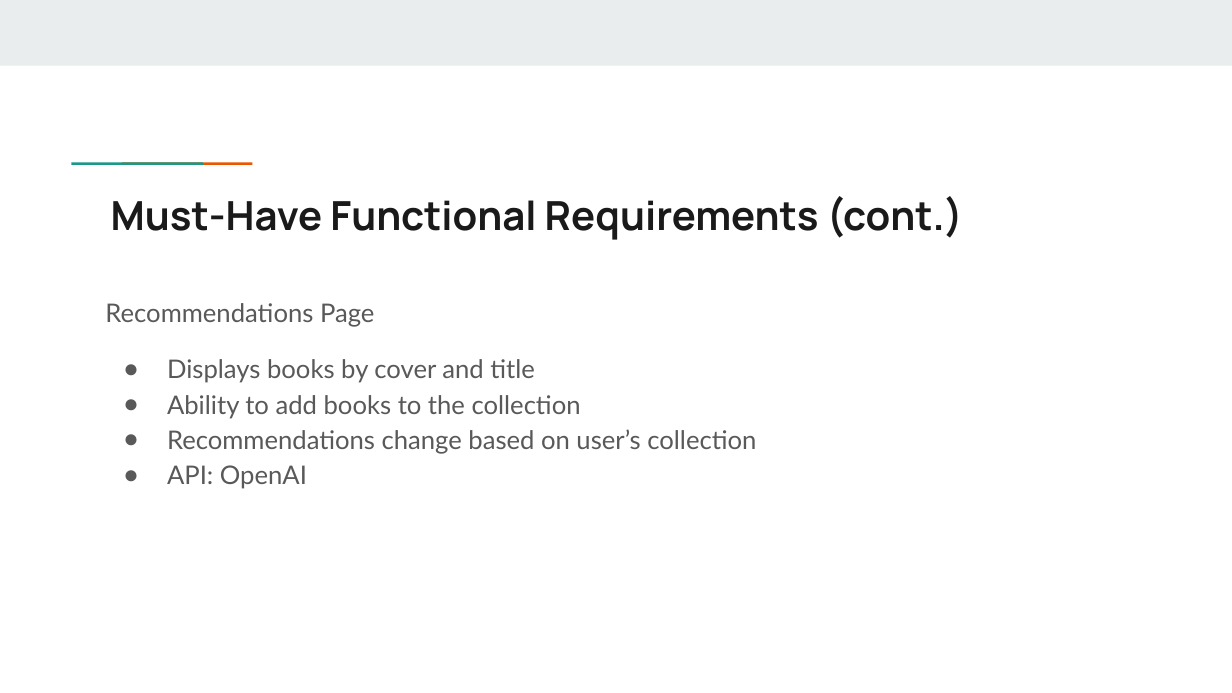
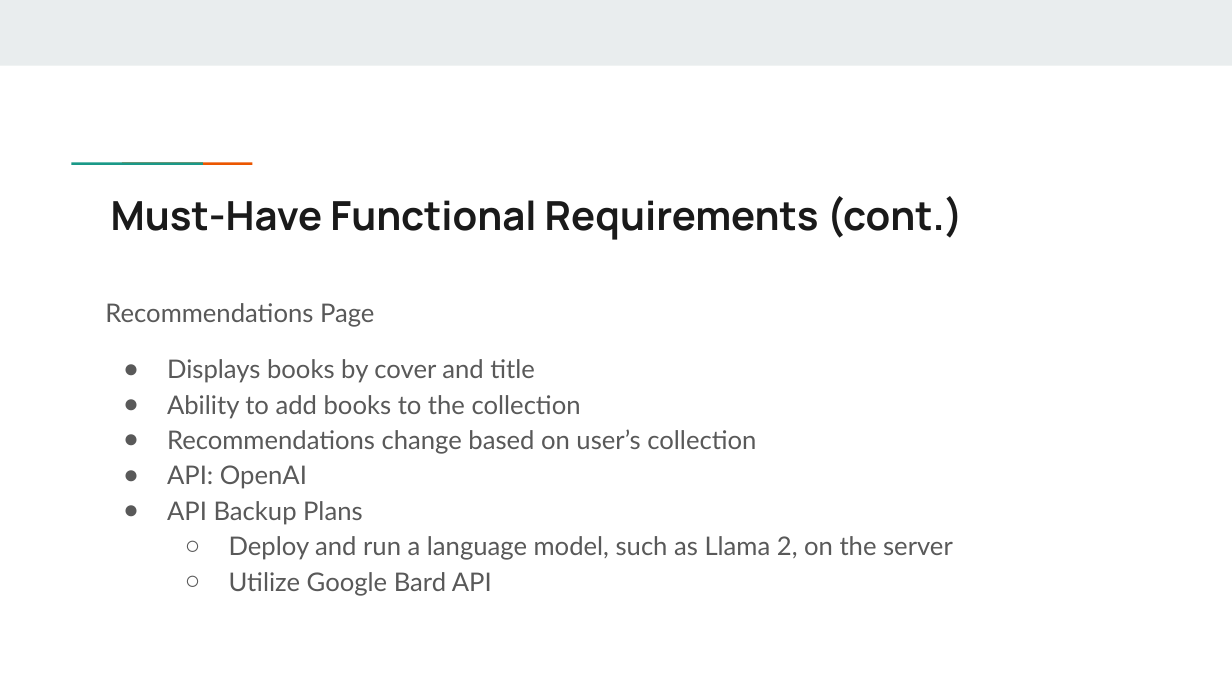
Before and after one commit to A-M-Hughes/CS372-Library, a slide deck: slide 7 of requirements/CS 372 Requirements Presentation.pptx. Drawn at 1232x693 pixels with LibreOffice and Linux fonts; fonts in the diff are those of the drawing. Boxes give left, top, right and bottom in pixels: in the first picture for what was removed or moved away, otherwise in the second. Text is boxed around its words. In the diff, an @@ line names an element or a change of style, - is before the commit and + after.

Commit message:
Modified CS 372 Requirements Presentation

```diff
--- a/requirements/CS 372 Requirements Presentation.pptx
+++ b/requirements/CS 372 Requirements Presentation.pptx
@@ text at (167, 501, 953, 596): paragraphs added @@
+● API Backup Plans
+  ○ Deploy and run a language model, such as Llama 2, on the server
+  ○ Utilize Google Bard API
```
Also in this commit, not shown: 1 other slide changed.
